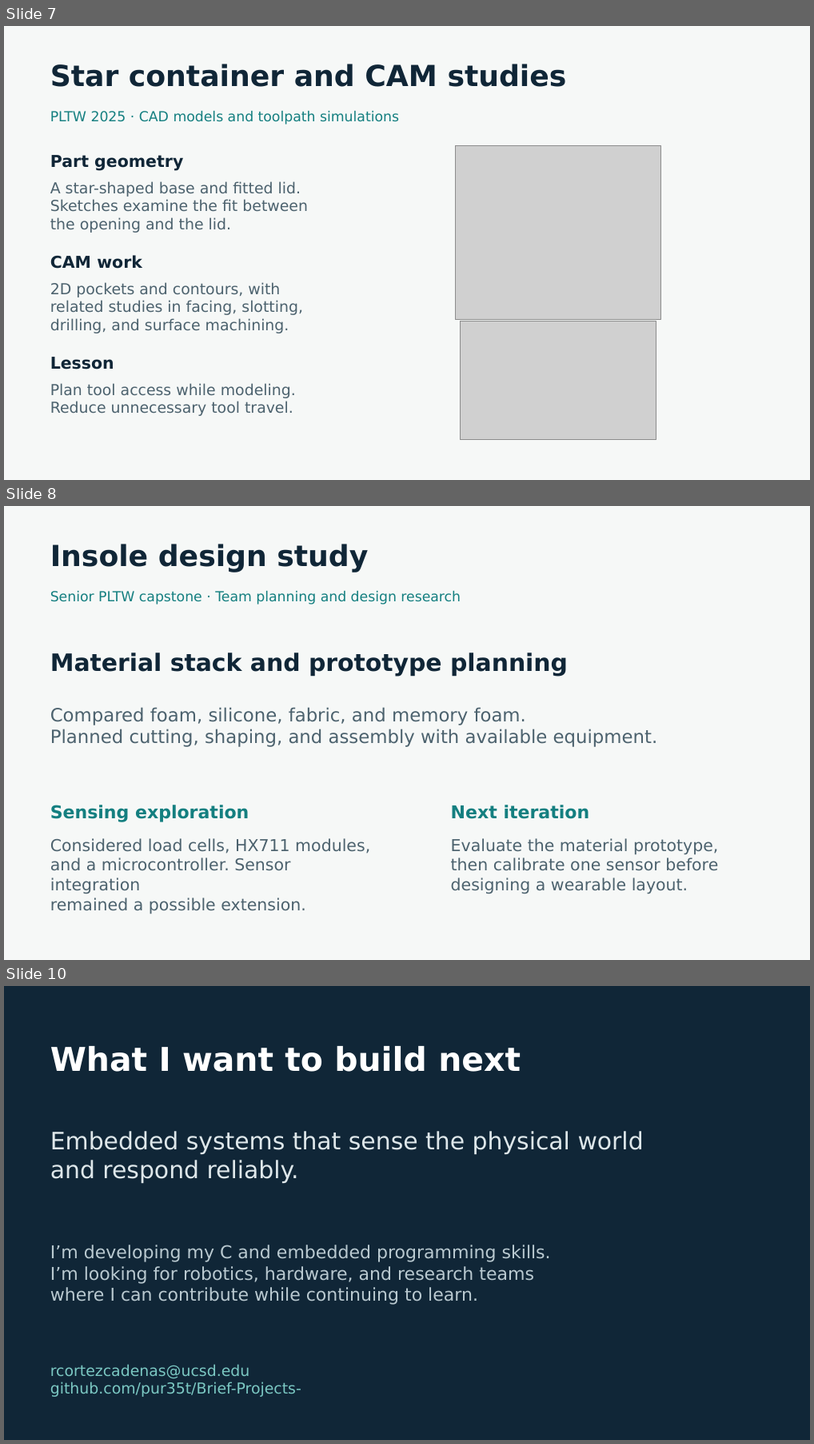
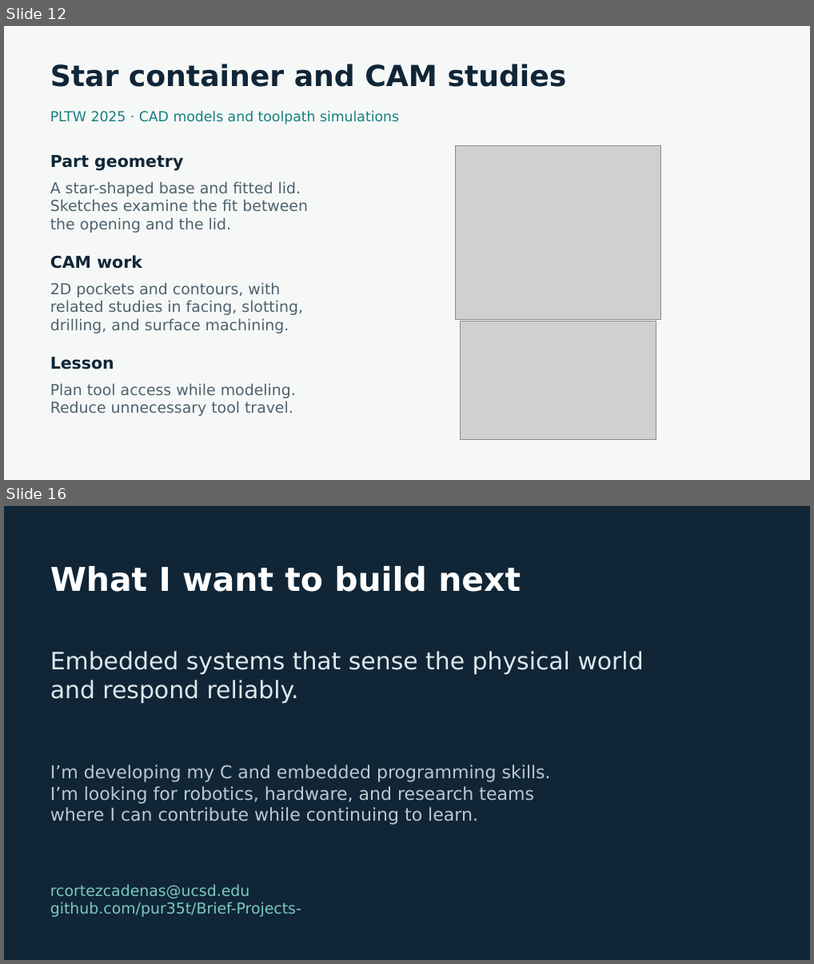
Before and after one commit to pur35t/Brief-Projects-, a slide deck: presentation/Rigoberto_Cortez_Portfolio.pptx. Shown one above the other, each under a label of ours: slides 7, 8 and 10 before the commit, slides 12 and 16 after it; the slides between them are not shown. The pictures are 814x1444 and 814x964 pixels, drawn with LibreOffice and Linux fonts; fonts in the diff are those of the drawing; grey boxes stand for pictures. Boxes give left, top, right and bottom in pixels: in the first picture for what was removed or moved away, otherwise in the second. Text is boxed around its words. In the diff, an @@ line names an element or a change of style, - is before the commit and + after.

Commit message:
Remove insole project and expand portfolio visual galleries

```diff
--- a/presentation/Rigoberto_Cortez_Portfolio.pptx
+++ b/presentation/Rigoberto_Cortez_Portfolio.pptx
@@ slide 8 removed at (4,506,810,960), background #F6F8F7 @@
@@ text removed at (50,544,368,572) @@
-Insole design study
@@ text removed at (50,591,461,604) @@
-Senior PLTW capstone · Team planning and design research
@@ text removed at (50,652,568,676) @@
-Material stack and prototype planning
@@ text removed at (50,707,658,747) @@
-Compared foam, silicone, fabric, and memory foam.
-Planned cutting, shaping, and assembly with available equipment.
@@ text removed at (50,804,249,822) @@
-Sensing exploration
@@ text removed at (451,804,590,819) @@
-Next iteration
@@ text removed at (50,838,370,914) @@
-Considered load cells, HX711 modules,
-and a microcontroller. Sensor integration
-remained a possible extension.
@@ text removed at (451,838,718,894) @@
-Evaluate the material prototype, then calibrate one sensor before designing a wearable layout.
@@ what was slide 7 is now slide 12 @@
@@ what was slide 10 is now slide 16 @@
```
Also in this commit, not shown: 1 slide changed, 8 slides added, 1 other slide removed, 48 other files.
